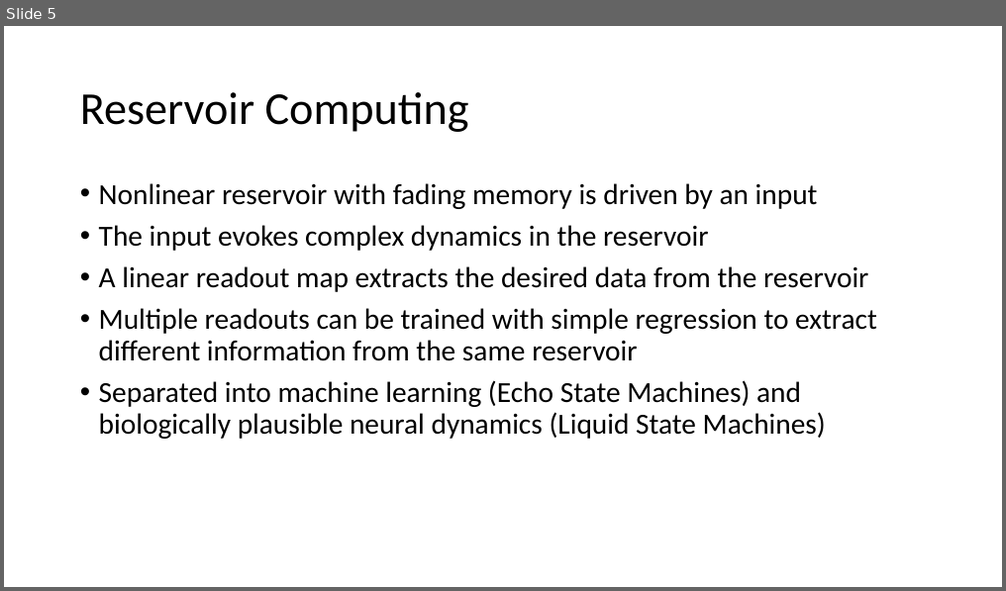
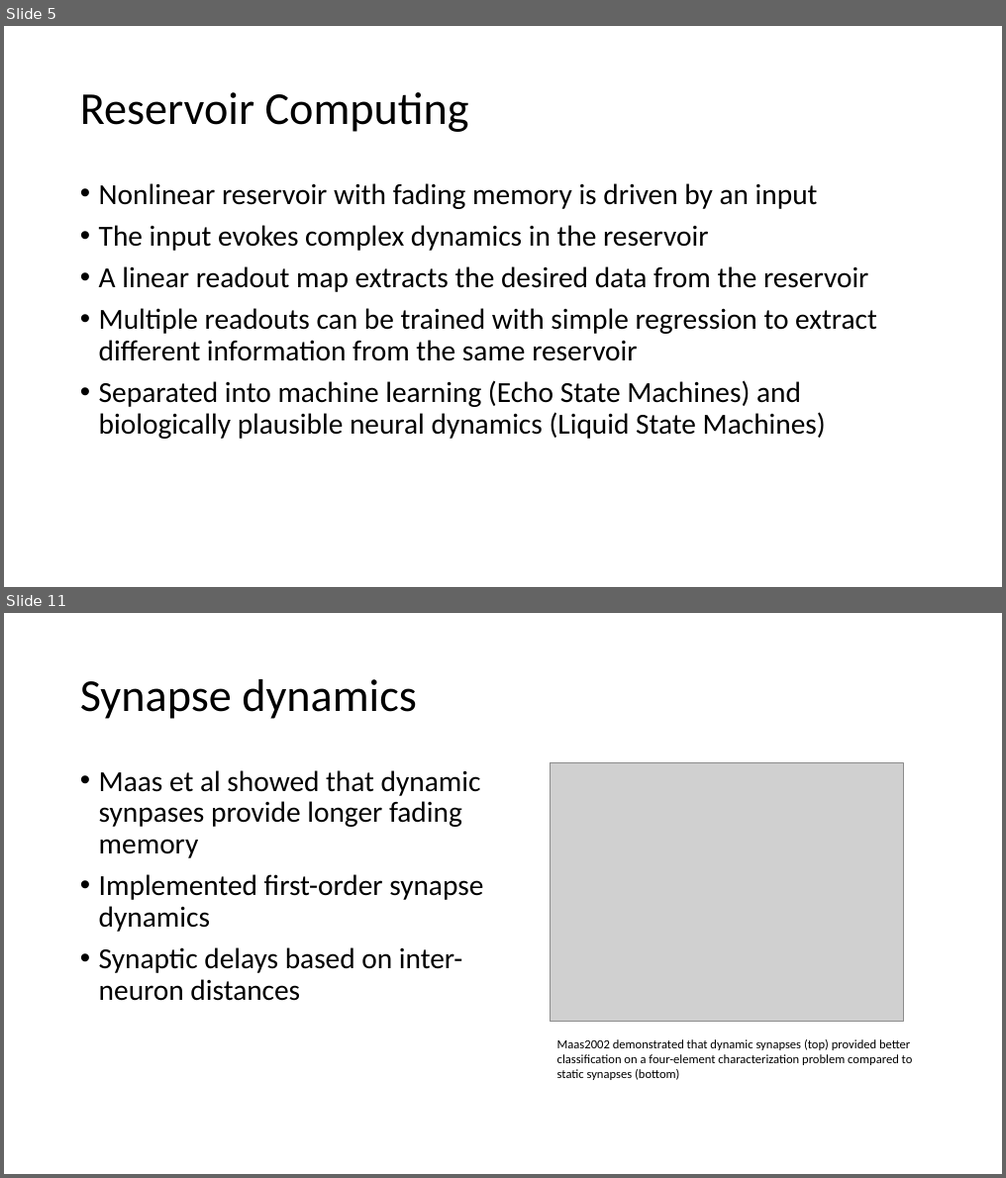
Before and after one commit to vbaker145/neuron, a slide deck: thesis/Thesis Plan.pptx. Shown one above the other, each under a label of ours: slide 5 before the commit, slides 5 and 11 after it; the slides between them are not shown. The pictures are 1006x591 and 1006x1178 pixels, drawn with LibreOffice and Linux fonts; fonts in the diff are those of the drawing; grey boxes stand for pictures. Boxes give left, top, right and bottom in pixels: in the first picture for what was removed or moved away, otherwise in the second. Text is boxed around its words. In the diff, an @@ line names an element or a change of style, - is before the commit and + after.

Commit message:
Updated column delays

```diff
--- a/thesis/Thesis Plan.pptx
+++ b/thesis/Thesis Plan.pptx
@@ slide 11 added at (4, 613, 1002, 1174), background #FFFFFF @@
@@ title added at (80, 679, 417, 719), 44 pt, text #000000 @@
+Synapse dynamics
@@ text added at (99, 770, 483, 1001), 28 pt, text #000000 @@
+• Maas et al showed that dynamic synpases provide longer fading memory
+• Implemented first-order synapse dynamics
+• Synaptic delays based on inter-neuron distances
@@ picture added at (549, 762, 903, 1022) @@
@@ text added at (557, 1040, 913, 1080), 12 pt, text #000000 @@
+Maas2002 demonstrated that dynamic synapses (top) provided better classification on a four-element characterization problem compared to static synapses (bottom)
```
Also in this commit, not shown: 4 slides changed, 3 other slides added, 7 other files.
